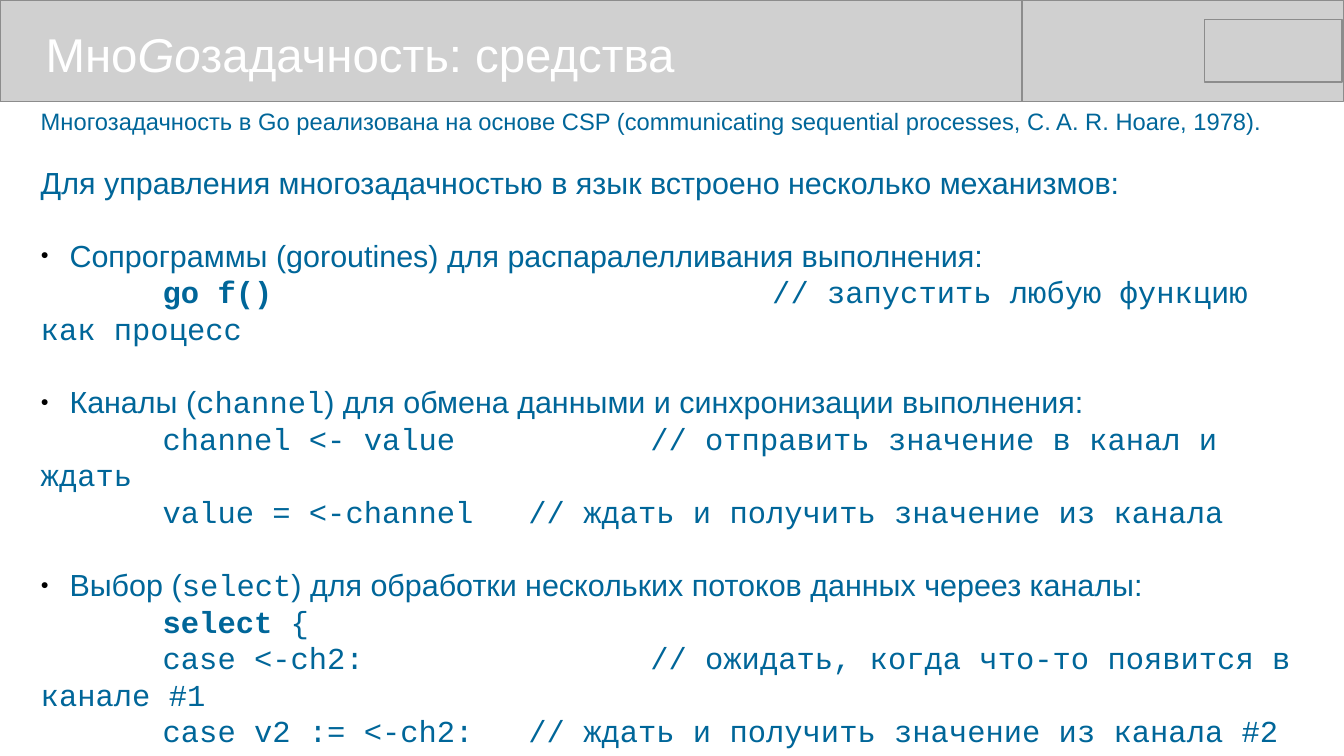
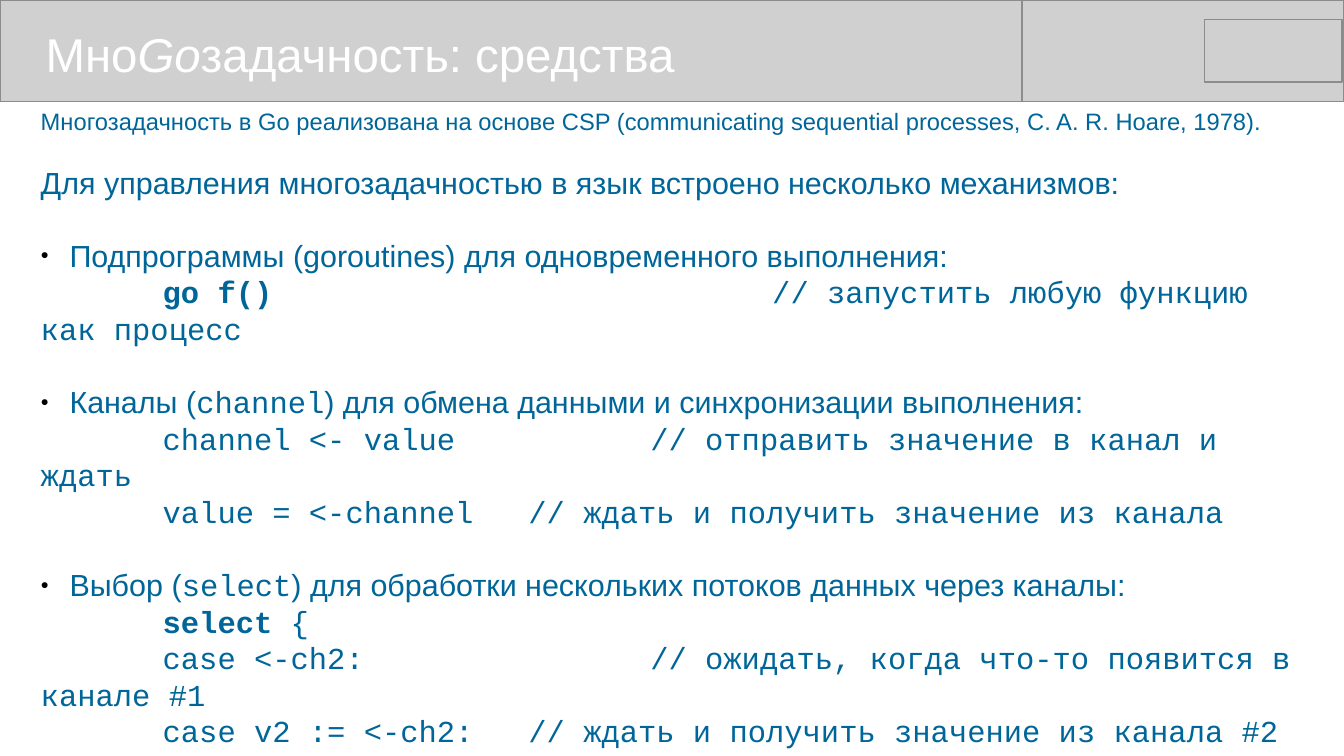
Before and after one commit to mike-shock/Go_language, a slide deck: slide 38 of Go_Preview.odp. Drawn at 1344x756 pixels with LibreOffice and Linux fonts; fonts in the diff are those of the drawing; grey boxes stand for pictures. Boxes give left, top, right and bottom in pixels: in the first picture for what was removed or moved away, otherwise in the second. Text is boxed around its words. In the diff, an @@ line names an element or a change of style, - is before the commit and + after.

```diff
--- a/Go_Preview.odp
+++ b/Go_Preview.odp
@@ text at <box>70,245,948,273</box>: text changed @@
-● Сопрограммы (goroutines) для распаралелливания выполнения:
+● Подпрограммы (goroutines) для одновременного выполнения:
@@ text at <box>70,573,1126,602</box>: text changed @@
-● Выбор (select) для обработки нескольких потоков данных череез каналы:
+● Выбор (select) для обработки нескольких потоков данных через каналы:
```
Also in this commit, not shown: 10 other slides changed, 1 other file.
